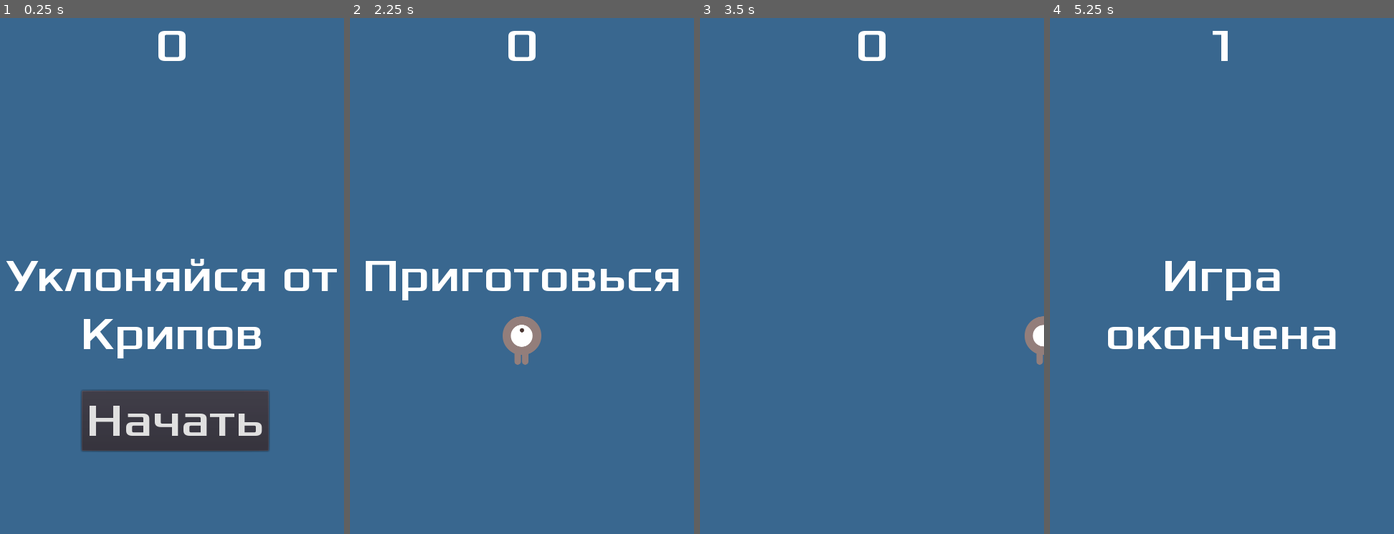
Above: before the commit, frames 1-4 (left to right).
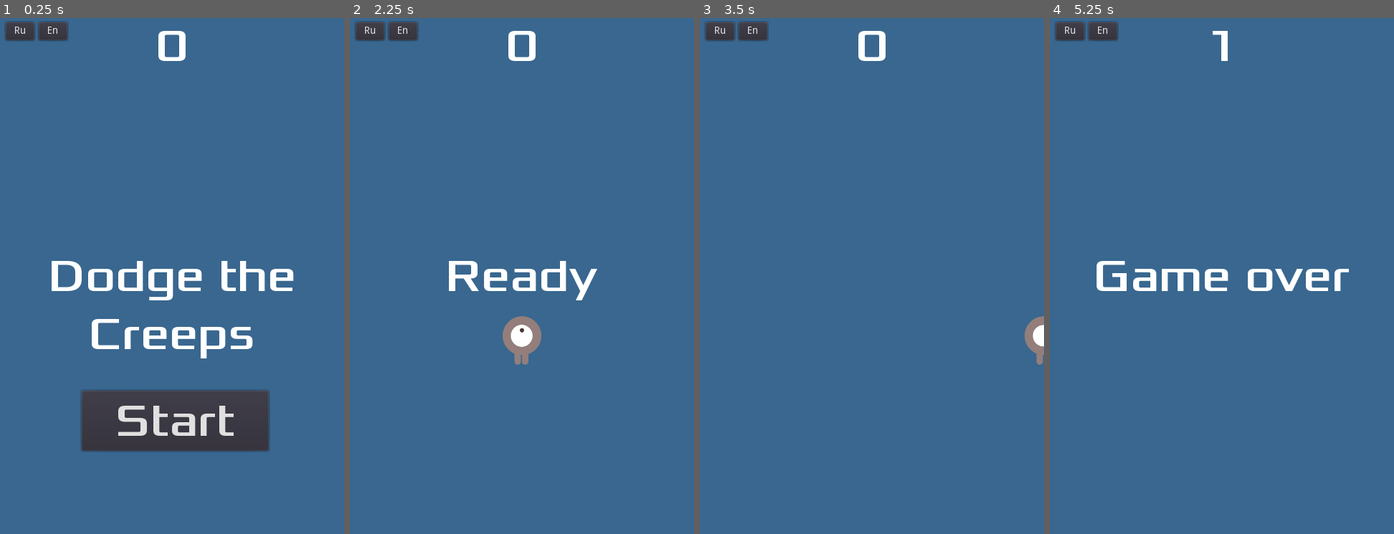
Above: after the commit, the same moments.

Repository: andrew-it/GodotFirstProject
Game: Godot game, scene res://Scenes/Main.tscn
Two runs of this game, one before a commit and one after it. Both use one fixed random seed, a clock stepped at 60 frames per second and the inputs below.
Inputs (mouse positions are in pixels of both pictures, inside the frame that each line leads up to):
- Up to frame 1 (0.25 s): no input
- Up to frame 2 (2.25 s): click (370, 33) at 0.5 s, where only the run after the commit has a clickable "Ru"; click (401, 33) at 1.25 s, where only the run after the commit has a clickable "En"; click "Начать" (after the commit: "Start") at 2 s
- Up to frame 3 (3.5 s): tap Enter at 2.75 s; hold Right (ui_right) from 2.78 s (still down)
- Up to frame 4 (5.25 s): release Right (ui_right) at 3.53 s; hold Down (ui_down) 3.53-4.28 s; hold Right (ui_right) 4.28-5.03 s; hold Up (ui_up) from 5.03 s (still down)

The runs differ from the first frame. In frame 1, 6.0% of the frame differs, in the area x 1-98%, y 0-81%; in frame 2, 2.7%; in frame 3, 0.6%; in frame 4, 4.0%.

Commit message:
added language changing button

Diff:
--- a/Project/Scenes/HUD.tscn
+++ b/Project/Scenes/HUD.tscn
@@ -16,9 +16,29 @@
 [node name="HUD" type="CanvasLayer"]
 script = ExtResource( 2 )
 
+[node name="LangRu" type="Button" parent="."]
+margin_left = 7.99999
+margin_top = 6.19666
+margin_right = 48.0
+margin_bottom = 31.1967
+rect_pivot_offset = Vector2( 19.7439, 15.4623 )
+text = "Ru"
+__meta__ = {
+"_edit_use_anchors_": false
+}
+
+[node name="LangEn" type="Button" parent="."]
+margin_left = 54.0
+margin_top = 5.99999
+margin_right = 94.0
+margin_bottom = 31.0
+text = "En"
+
 [node name="ScoreLabel" type="Label" parent="."]
 anchor_right = 1.0
-margin_bottom = 78.0
+margin_left = -7.62939e-06
+margin_top = 0.196655
+margin_bottom = 78.1967
 custom_fonts/font = SubResource( 1 )
 text = "0"
 align = 1
@@ -57,5 +77,7 @@
 }
 
 [node name="MessageTimer" type="Timer" parent="."]
+[connection signal="button_up" from="LangRu" to="." method="_on_LangRu_button_up"]
+[connection signal="button_up" from="LangEn" to="." method="_on_LangEn_button_up"]
 [connection signal="pressed" from="StartButton" to="." method="_on_StartButton_pressed"]
 [connection signal="timeout" from="MessageTimer" to="." method="_on_MessageTimer_timeout"]
--- a/Project/Scripts/HUD.gd
+++ b/Project/Scripts/HUD.gd
@@ -28,3 +28,9 @@
 func _on_StartButton_pressed():
 	$StartButton.hide()
 	emit_signal("start_game")
+
+func _on_LangRu_button_up():
+	TranslationServer.set_locale('ru')
+
+func _on_LangEn_button_up():
+	TranslationServer.set_locale('en')
--- a/Project/Scripts/Main.gd
+++ b/Project/Scripts/Main.gd
@@ -6,7 +6,7 @@
 
 
 func _ready():
-	TranslationServer.set_locale('ru')
+	TranslationServer.set_locale('en')
 	randomize()
 
 func _on_Player_hit():
